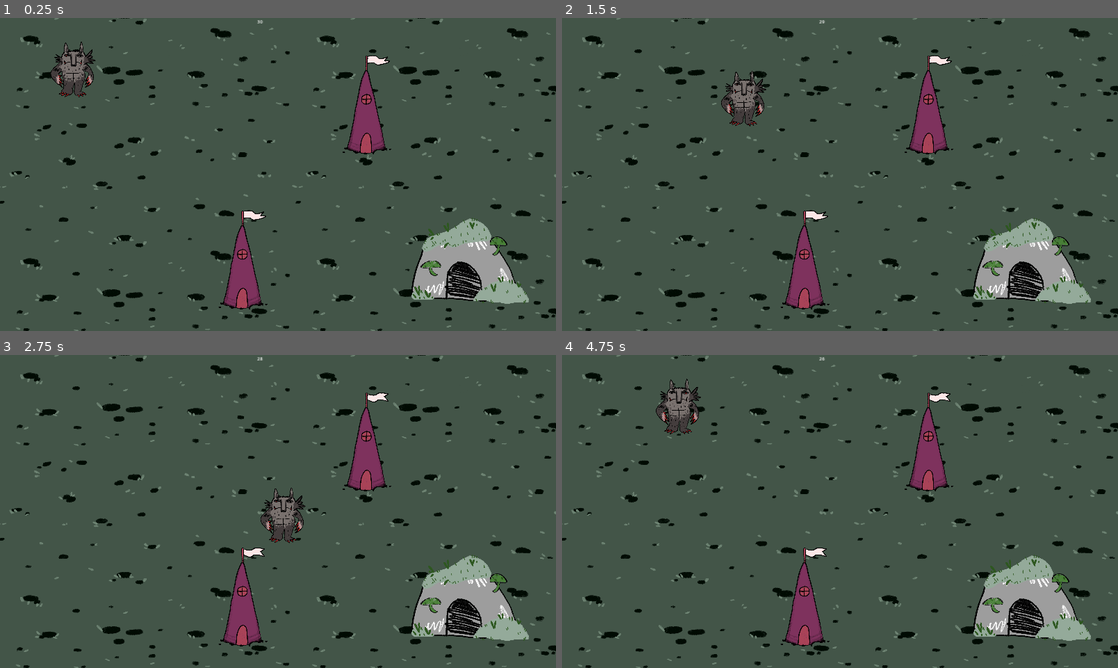
Above: before the commit, frames 1-4 (two rows, left to right).
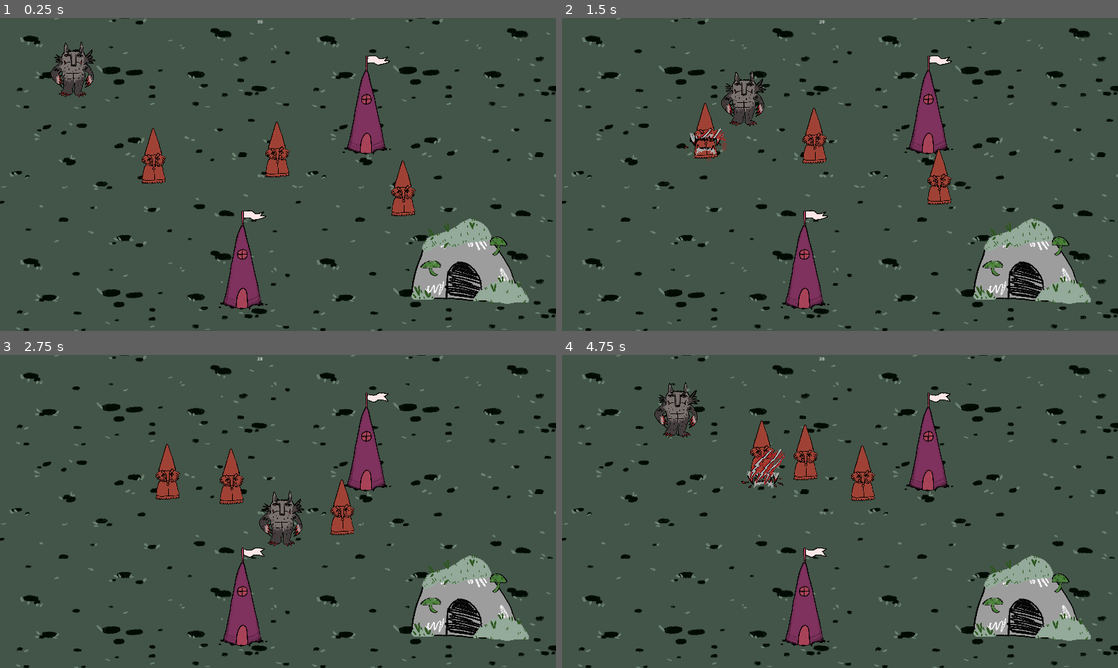
Above: after the commit, the same moments.

Repository: TheJP/GMTKGameJam2023
Game: Godot game, scene res://main.tscn
Same seed, same stepped clock (60 frames per second), same inputs: the game is played once before the commit and once after it.
Inputs (mouse positions are in pixels of both pictures, inside the frame that each line leads up to):
- Up to frame 1 (0.25 s): no input
- Up to frame 2 (1.5 s): move the mouse to (823, 24) at 0.52 s; press the mouse at (823, 24) at 0.53 s; hold D (move_right) 0.53-1.28 s; move the mouse to (728, 190) at 1.27 s; release the mouse at (728, 190) at 1.28 s; hold S (move_down) from 1.28 s (still down); click (728, 190) at 1.35 s
- Up to frame 3 (2.75 s): move the mouse to (333, 442) at 2.02 s; release S (move_down) at 2.03 s; press the mouse at (333, 442) at 2.03 s; hold D (move_right) from 2.03 s (still down)
- Up to frame 4 (4.75 s): move the mouse to (812, 574) at 2.77 s; release D (move_right) at 2.78 s; release the mouse at (812, 574) at 2.78 s; hold W (move_up) 2.78-3.53 s; click (812, 574) at 2.85 s; move the mouse to (1006, 558) at 3.52 s; press the mouse at (1006, 558) at 3.53 s; hold A (move_left) from 3.53 s (still down); move the mouse to (673, 464) at 4.27 s; release the mouse at (673, 464) at 4.28 s; click (673, 464) at 4.35 s

The runs differ from the first frame. In frame 1, 1.5% of the frame differs, in the area x 25-75%, y 33-64%; in frame 2, 1.6%; in frame 3, 2.1%; in frame 4, 2.4%, in the area x 16-57%, y 7-47%.

Commit message:
Fix weird id bugs

Diff:
--- a/GMTKGameJam2023/Enemy/enemy.tscn
+++ b/GMTKGameJam2023/Enemy/enemy.tscn
@@ -1,10 +1,10 @@
 [gd_scene load_steps=7 format=3 uid="uid://dugyay08um7n5"]
 
-[ext_resource type="PackedScene" uid="uid://c35lb4hpkomqd" path="res://entity/entity.tscn" id="1_kritv"]
-[ext_resource type="Script" path="res://enemy/enemy.gd" id="1_yo7jp"]
-[ext_resource type="Texture2D" uid="uid://bn7m6cnvlexvu" path="res://Assets/Enemy/Enemy_A.png" id="3_o5mcp"]
-[ext_resource type="PackedScene" uid="uid://cuiv0xc0vlbr7" path="res://Enemy/attack_enemy.tscn" id="4_xb3t8"]
-[ext_resource type="Script" path="res://Enemy/spawn_corpse.gd" id="5_16jdd"]
+[ext_resource type="Script" path="res://Enemy/enemy.gd" id="1_uefpo"]
+[ext_resource type="PackedScene" uid="uid://c35lb4hpkomqd" path="res://entity/entity.tscn" id="2_dj0ys"]
+[ext_resource type="Texture2D" uid="uid://bn7m6cnvlexvu" path="res://Assets/Enemy/Enemy_A.png" id="3_63ahh"]
+[ext_resource type="PackedScene" uid="uid://cuiv0xc0vlbr7" path="res://Enemy/attack_enemy.tscn" id="4_xlu0q"]
+[ext_resource type="Script" path="res://Enemy/spawn_corpse.gd" id="5_ku71t"]
 
 [sub_resource type="CapsuleShape2D" id="CapsuleShape2D_gqael"]
 radius = 36.0
--- a/GMTKGameJam2023/Player/player.tscn
+++ b/GMTKGameJam2023/Player/player.tscn
@@ -1,10 +1,10 @@
 [gd_scene load_steps=7 format=3 uid="uid://dacjlbk3ddu34"]
 
-[ext_resource type="Script" path="res://player/player.gd" id="1_jrwj3"]
-[ext_resource type="PackedScene" uid="uid://c35lb4hpkomqd" path="res://entity/entity.tscn" id="2_x3ypg"]
-[ext_resource type="Texture2D" uid="uid://csj60sh8eqk5y" path="res://Assets/Player/Character 3.png" id="3_4c2gh"]
-[ext_resource type="PackedScene" uid="uid://bqqvai0ajoxyv" path="res://Player/attack_claws.tscn" id="4_ffuty"]
-[ext_resource type="PackedScene" uid="uid://upcke8g143as" path="res://Player/attack_bite.tscn" id="5_4yo8d"]
+[ext_resource type="Script" path="res://Player/player.gd" id="1_b54xi"]
+[ext_resource type="PackedScene" uid="uid://c35lb4hpkomqd" path="res://entity/entity.tscn" id="2_cvdty"]
+[ext_resource type="Texture2D" uid="uid://csj60sh8eqk5y" path="res://Assets/Player/Character 3.png" id="3_tww7n"]
+[ext_resource type="PackedScene" uid="uid://bqqvai0ajoxyv" path="res://Player/attack_claws.tscn" id="4_ifeuw"]
+[ext_resource type="PackedScene" uid="uid://upcke8g143as" path="res://Player/attack_bite.tscn" id="5_s2j8r"]
 
 [sub_resource type="CapsuleShape2D" id="CapsuleShape2D_bn526"]
 radius = 47.0
@@ -13,18 +13,18 @@
 [node name="Player" type="CharacterBody2D" groups=["player"]]
 position = Vector2(1, 1)
 collision_mask = 3
-script = ExtResource("1_jrwj3")
+script = ExtResource("1_b54xi")
 
-[node name="Entity" parent="." instance=ExtResource("2_x3ypg")]
+[node name="Entity" parent="." instance=ExtResource("2_cvdty")]
 
 [node name="Sprite2D" type="Sprite2D" parent="."]
 scale = Vector2(0.15, 0.15)
-texture = ExtResource("3_4c2gh")
+texture = ExtResource("3_tww7n")
 
 [node name="CollisionShape2D" type="CollisionShape2D" parent="."]
 position = Vector2(1, 5)
 shape = SubResource("CapsuleShape2D_bn526")
 
-[node name="AttackClaws" parent="." instance=ExtResource("4_ffuty")]
+[node name="AttackClaws" parent="." instance=ExtResource("4_ifeuw")]
 
-[node name="AttackBite" parent="." instance=ExtResource("5_4yo8d")]
+[node name="AttackBite" parent="." instance=ExtResource("5_s2j8r")]
--- a/GMTKGameJam2023/project.godot
+++ b/GMTKGameJam2023/project.godot
@@ -19,7 +19,6 @@
 
 TransitionScreen="*res://Effects/TransitionScreen.tscn"
 PlayerStats="*res://PlayerStats.gd"
-
 ClawAnimation="*res://Player/claw_animation.gd"
 
 [display]
Not shown: 1 places in GMTKGameJam2023/Enemy/enemy.tscn that only renumber resources
